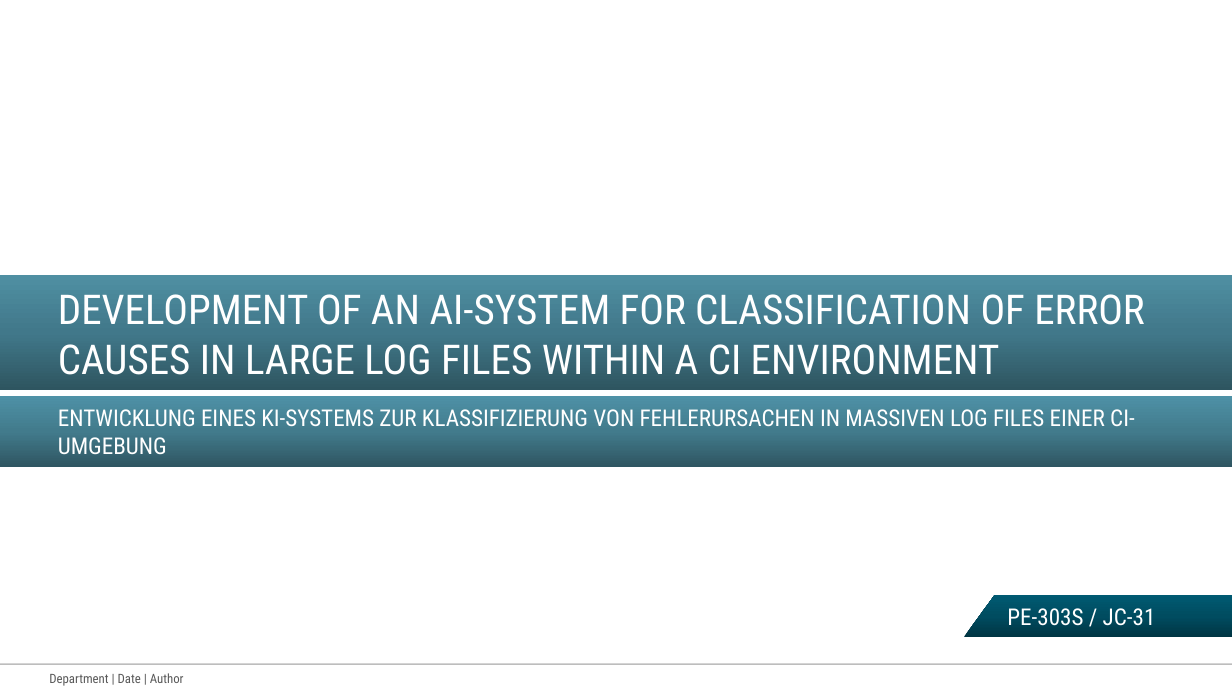
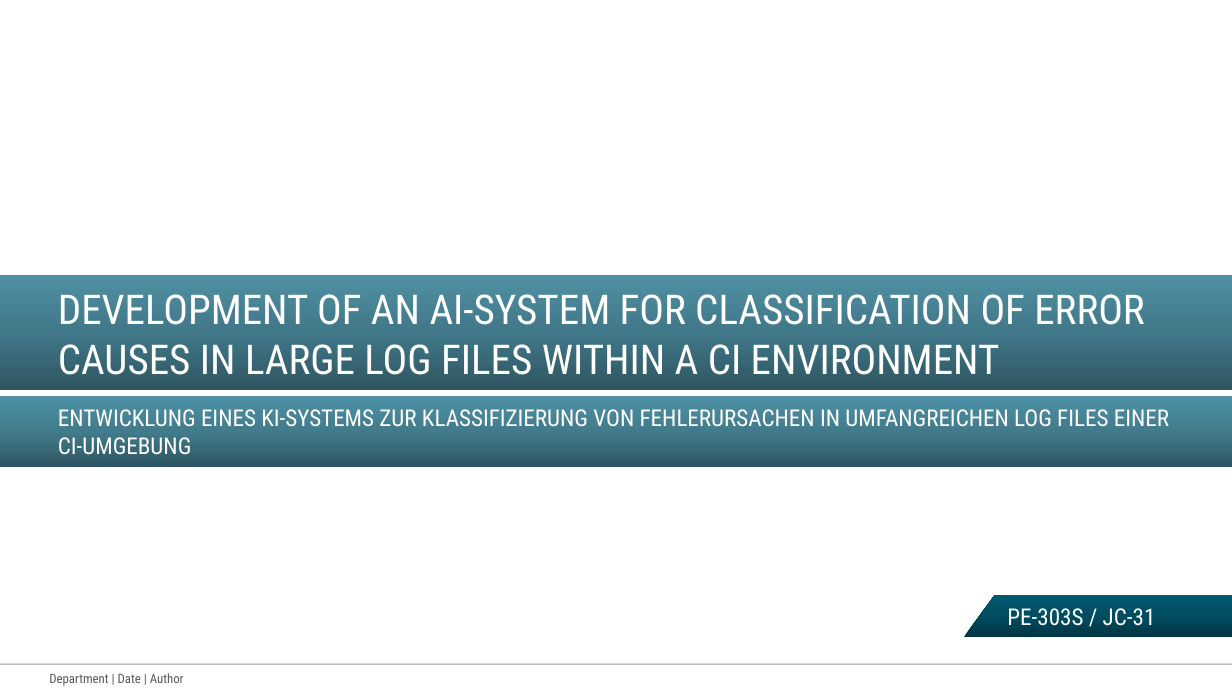
Before and after one commit to Werrwolf/bachelor-thesis, a slide deck: slide 1 of dokumentation_things/writing/Roadmap Bachelor thesis.pptx. Drawn at 1232x693 pixels with LibreOffice and Linux fonts; fonts in the diff are those of the drawing; background and template pictures are left out. Boxes give left, top, right and bottom in pixels: in the first picture for what was removed or moved away, otherwise in the second. Text is boxed around its words. In the diff, an @@ line names an element or a change of style, - is before the commit and + after.

```diff
--- a/dokumentation_things/writing/Roadmap Bachelor thesis.pptx
+++ b/dokumentation_things/writing/Roadmap Bachelor thesis.pptx
@@ text in rectangle at (58,409,1169,454): text changed @@
-ENTWICKLUNG EINES KI-SYSTEMS ZUR KLASSIFIZIERUNG VON FEHLERURSACHEN IN MASSIVEN LOG FILES EINER CI-UMGEBUNG
+ENTWICKLUNG EINES KI-SYSTEMS ZUR KLASSIFIZIERUNG VON FEHLERURSACHEN IN UMFANGREICHEN LOG FILES EINER CI-UMGEBUNG
```
Also in this commit, not shown: 1 slide added, 9 other files.
